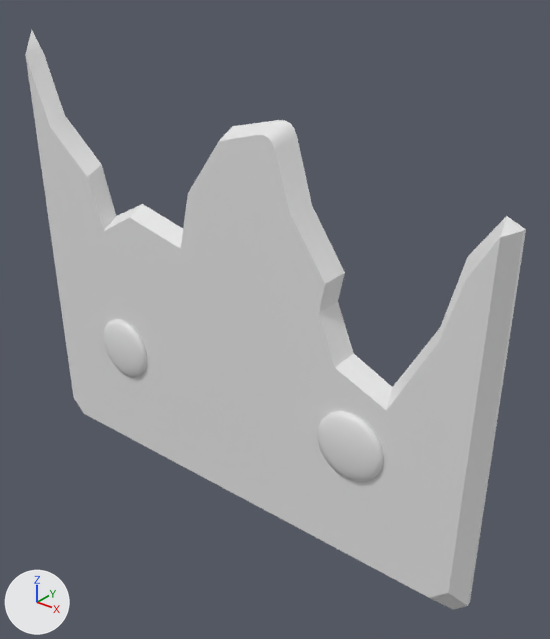
One commit to the FBX model ProjetFirstPerson/Assets/Art/3D/Fbx/Puzzle_02/SM_Stele_04.fbx: the scene before it, then after it.
The view is the same before and after, from a camera (50 mm lens) standing at (18.57, -2.39, 2.53) and looking at (16.62, 0.06, 1.02). Every picture has the same lights, and +X, +Y and +Z are marked at lower left. Where no turn or scale is listed for an object, it has been applied to the vertices.

The scene before the commit, as lines of its bpy script (objects in view):
```python
me_mesh = bpy.data.meshes.new('Mesh')
me_mesh.from_pydata(...)  # a UV sphere (18 segments, 9 rings, poles along y) spanning x -0.162..0.162, y -0.037..0.037, z -0.165..0.165
me_mesh_001 = bpy.data.meshes.new('Mesh.001')
me_mesh_001.from_pydata(...)  # a UV sphere (18 segments, 9 rings, poles along y) spanning x -0.162..0.162, y -0.037..0.037, z -0.165..0.165
me_mesh_002 = bpy.data.meshes.new('Mesh.002')
me_mesh_002.from_pydata(...)  # 102 vertices, 200 faces; spans x -1.3..1.3, y -0.09..0.0, z -1.8..0.4
ob_rond_09_l = bpy.data.objects.new('Rond_09_l', me_mesh)
ob_rond_09_l.location = (15.719, -0.093, 0.633)
ob_rond_10_l = bpy.data.objects.new('Rond_10_l', me_mesh_001)
ob_rond_10_l.location = (17.143, -0.093, 0.633)
ob_stele_04_l = bpy.data.objects.new('Stele_04_l', me_mesh_002)
ob_stele_04_l.location = (16.423, 0.0, 1.775)
```
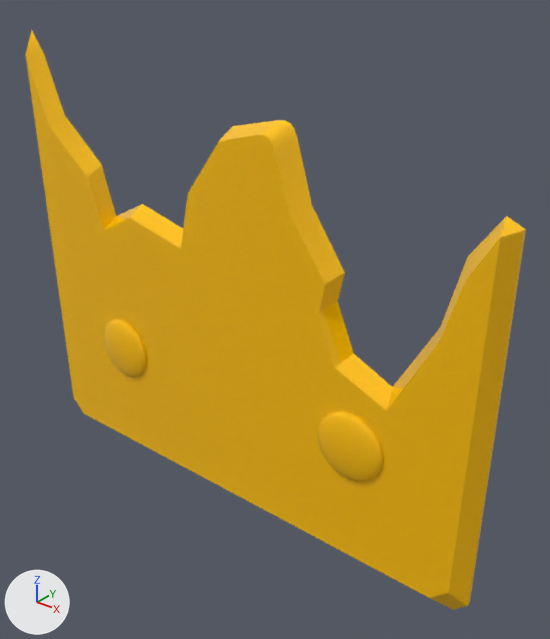
The newer file is also turned or shifted as a whole; pictures and numbers use the older file's frame.

Changed parts and their boxes [x1, y1, x2, y2] in the pictures (550 x 639 px):
'Stele_04_l', recoloured (grey to yellow): [25, 31, 526, 610] in both
'Rond_10_l', recoloured (grey to yellow): [318, 411, 383, 482] in both
'Rond_09_l', recoloured (grey to yellow): [104, 319, 147, 378] in both

The edits, one by one:
Material 'Material #23' (mat_material__23) is new.
Its base color is (1.0, 0.541, 0.0) (yellow #ffc200).
Its roughness is 0.0.
me_mesh has 146 vertices, 162 faces and spans x -0.162..0.162, y -0.037..0.037, z -0.165..0.165.
me_mesh now uses material mat_material__23 (yellow #ffc200).
me_mesh_002 has 102 vertices, 200 faces and spans x -1.3..1.3, y -0.09..0.0, z -1.8..0.4.
me_mesh_002 now uses material mat_material__23 (yellow #ffc200).
me_mesh_001 has 146 vertices, 162 faces and spans x -0.162..0.162, y -0.037..0.037, z -0.165..0.165.
me_mesh_001 now uses material mat_material__23 (yellow #ffc200).
